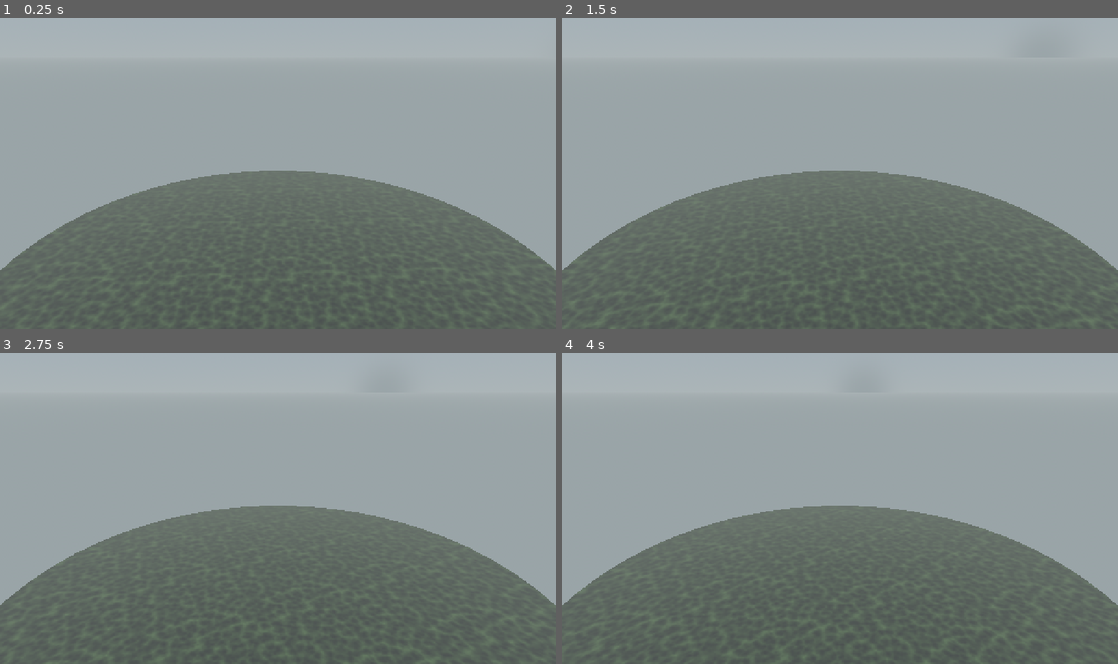
Above: before the commit, frames 1-4 (two rows, left to right).
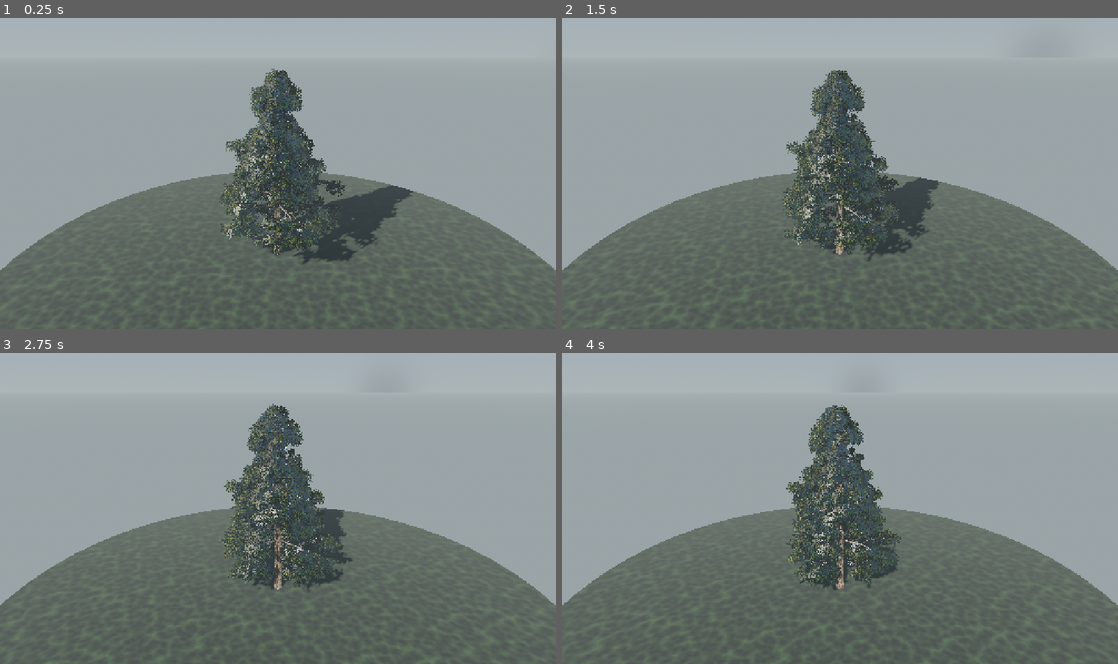
Above: after the commit, the same moments.

Repository: mehmetdem2005/Acik-dunya_oyun
Game: Godot game, scene res://scenes/world/pine_tree_scene.tscn
Two runs of this game, one before a commit and one after it. Both use one fixed random seed, a clock stepped at 60 frames per second and the inputs below. This scene is started directly instead of the project's main scene.
Inputs (mouse positions are in pixels of both pictures, inside the frame that each line leads up to):
- Up to frame 1 (0.25 s): no input
- Up to frame 2 (1.5 s): move the mouse to (962, 157) at 0.52 s; hold D 0.53-1.25 s; hold Shift 0.53-1.25 s; click (962, 157) at 0.67 s; tap Space at 0.77 s; drag from (728, 189) to (812, 235) at 1.27 s
- Up to frame 3 (2.75 s): move the mouse to (333, 440) at 2.02 s; hold D from 2.03 s (still down); hold Shift from 2.03 s (still down)
- Up to frame 4 (4 s): release D at 2.75 s; release Shift at 2.75 s; drag from (812, 570) to (673, 461) at 2.77 s; move the mouse to (1006, 555) at 3.52 s; hold A from 3.53 s (still down); hold Shift from 3.53 s (still down); tap Space at 3.77 s

The runs differ from the first frame. In frame 1, 8.8% of the frame differs, in the area x 39-75%, y 16-80%; in frame 2, 8.2%; in frame 3, 7.5%; in frame 4, 6.9%.
Error before the commit: Parse Error: Cannot infer the type of "al" variable because the value doesn't have a set type. (res://scripts/world/pine/pine_skeleton.gd:145)

Commit message:
Parse hatası fix (lerp Variant) + iğne mesh tangent (NORMAL_MAP)
- pine_skeleton.gd:145 `var al := crown_radius * lerp(...)` -> `lerpf`
  (lerp Variant döndürüyor, := tip çıkaramıyordu; pine_tree:170
  "Nonexistent 'new'" bunun zincirleme sonucuydu, çözülür).
- pine_mesh.gd: `leaf.commit()` öncesi `leaf.generate_tangents()` —
  shader NORMAL_MAP yazıyor, tangent olmadan iğne normal-map'i bozuk
  aydınlanıyordu. generate_normals ÇAĞRILMADI (elle hacim normalleri
  korunur).

https://claude.ai/code/session_01SAupt6yXBr9DzE6Ykd1e1F

Diff:
--- a/mouse_open_world_clean_project/scripts/world/pine/pine_mesh.gd
+++ b/mouse_open_world_clean_project/scripts/world/pine/pine_mesh.gd
@@ -64,6 +64,9 @@
 		out["branch"] = branch.commit()
 	else:
 		out["branch"] = null
+	# İğne normalleri _card'da elle (yumuşak hacim) -> generate_normals
+	# ÇAĞIRMA. NORMAL_MAP için tangent şart: UV+normal'den üret.
+	leaf.generate_tangents()
 	out["needle"] = leaf.commit()
 	return out
 
--- a/mouse_open_world_clean_project/scripts/world/pine/pine_skeleton.gd
+++ b/mouse_open_world_clean_project/scripts/world/pine/pine_skeleton.gd
@@ -142,7 +142,7 @@
 		var awob := _rng.randf_range(-1.0, 1.0)
 		var afr := float(ai) / 8.0
 		var adir := (Vector3(cos(aa), 0, sin(aa)) * (0.08 + 0.42 * afr) + Vector3.UP * 1.35).normalized()
-		var al := crown_radius * lerp(0.62, 0.16, afr)
+		var al := crown_radius * lerpf(0.62, 0.16, afr)
 		var ac := _grow(sp, adir, maxf(al, 0.18), 4, 0.06, 0.10, 0.05, awob)
 		ac["level"] = 1
 		ac["parent"] = trunk_idx
